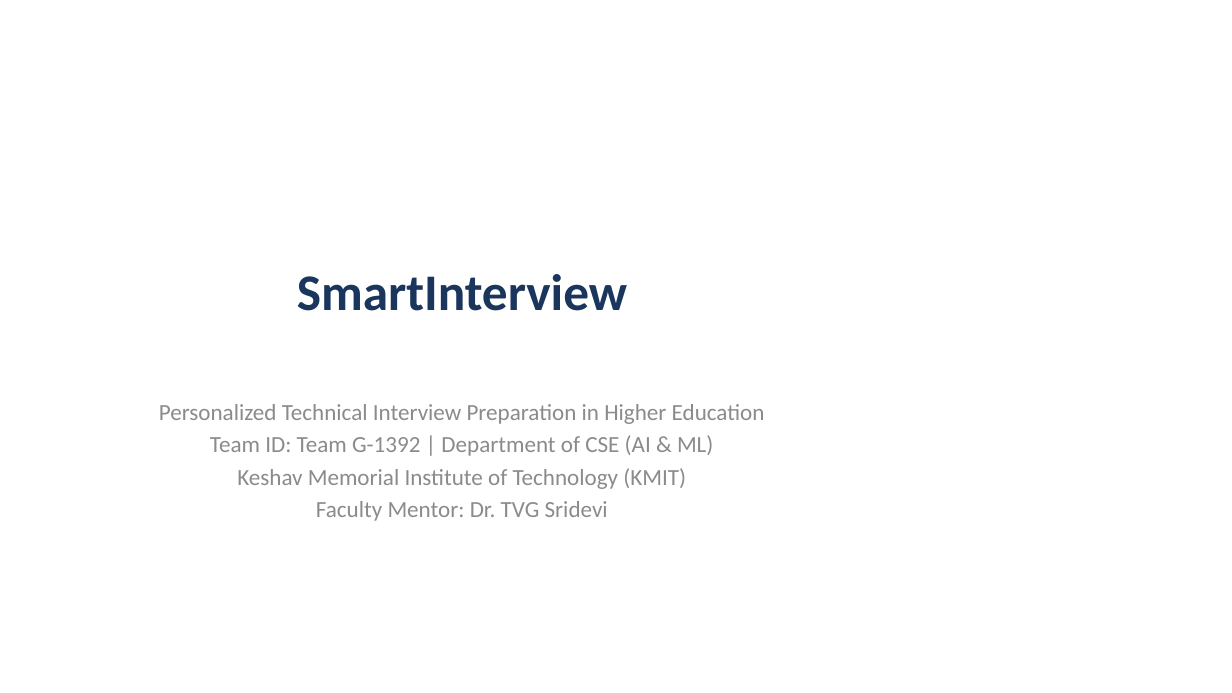
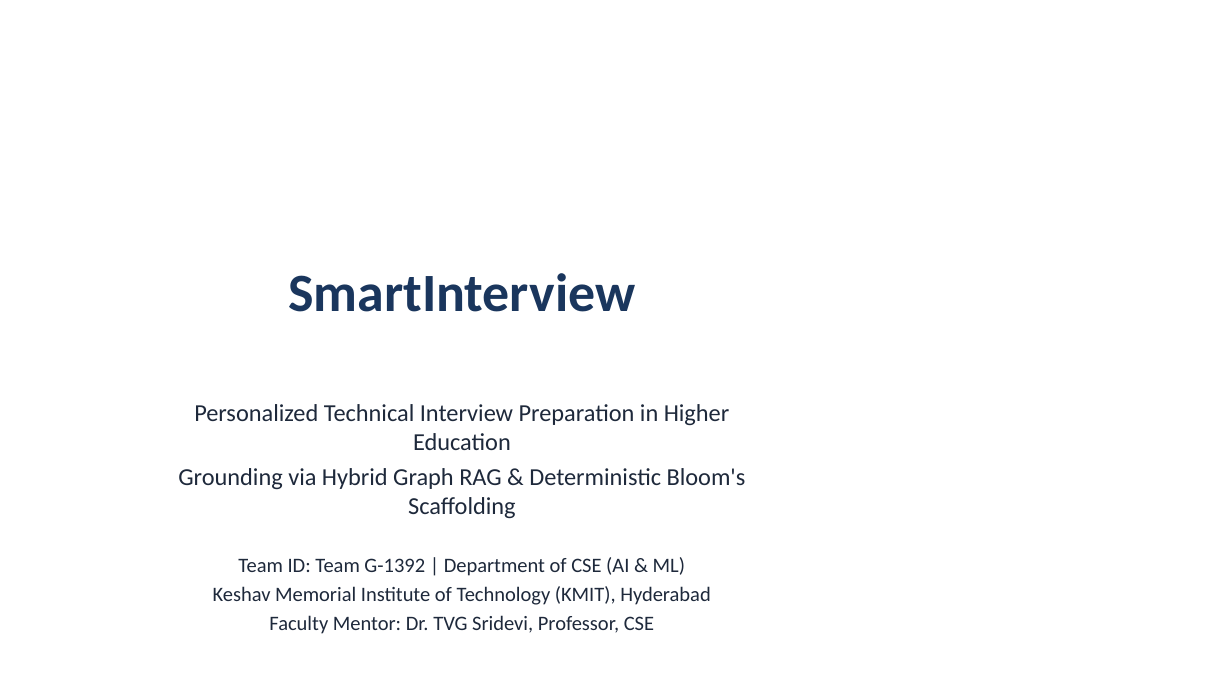
Before and after one commit to Ranith11/SmartInterview-team-main, a slide deck: slide 1 of SmartInterview_Deliverables/04_Presentation_and_Defense/SmartInterview_Project_Presentation.pptx. Drawn at 1232x693 pixels with LibreOffice and Linux fonts; fonts in the diff are those of the drawing. Boxes give left, top, right and bottom in pixels: in the first picture for what was removed or moved away, otherwise in the second. Text is boxed around its words. In the diff, an @@ line names an element or a change of style, - is before the commit and + after.

```diff
--- a/SmartInterview_Deliverables/04_Presentation_and_Defense/SmartInterview_Project_Presentation.pptx
+++ b/SmartInterview_Deliverables/04_Presentation_and_Defense/SmartInterview_Project_Presentation.pptx
@@ title "SmartInterview" at <box>288,273,635,312</box>: size 40 to 42 pt @@
@@ subtitle at <box>194,404,730,576</box>: size 18 to 19 pt in "Personalized Technical Interview Preparation in Higher Educa ..."; text colour #8C8C8C to #1E293B in "Personalized Technical Interview Preparation in Higher Educa ...", "Team ID: Team G-1392 | Department of ..."; size 18 to 16 pt in "Team ID: Team G-1392 | Department of ..." @@
@@ subtitle at <box>178,468,746,518</box>: paragraph added @@
+Grounding via Hybrid Graph RAG & Deterministic Bloom's Scaffolding
@@ subtitle at <box>213,586,711,634</box>: text changed; size 18 to 16 pt; text colour #8C8C8C to #1E293B @@
-Keshav Memorial Institute of Technology (KMIT)
-Faculty Mentor: Dr. TVG Sridevi
+Keshav Memorial Institute of Technology (KMIT), Hyderabad
+Faculty Mentor: Dr. TVG Sridevi, Professor, CSE
```
Also in this commit, not shown: 1 other slide changed, 12 slides added, 9 slides removed, 26 other files.
